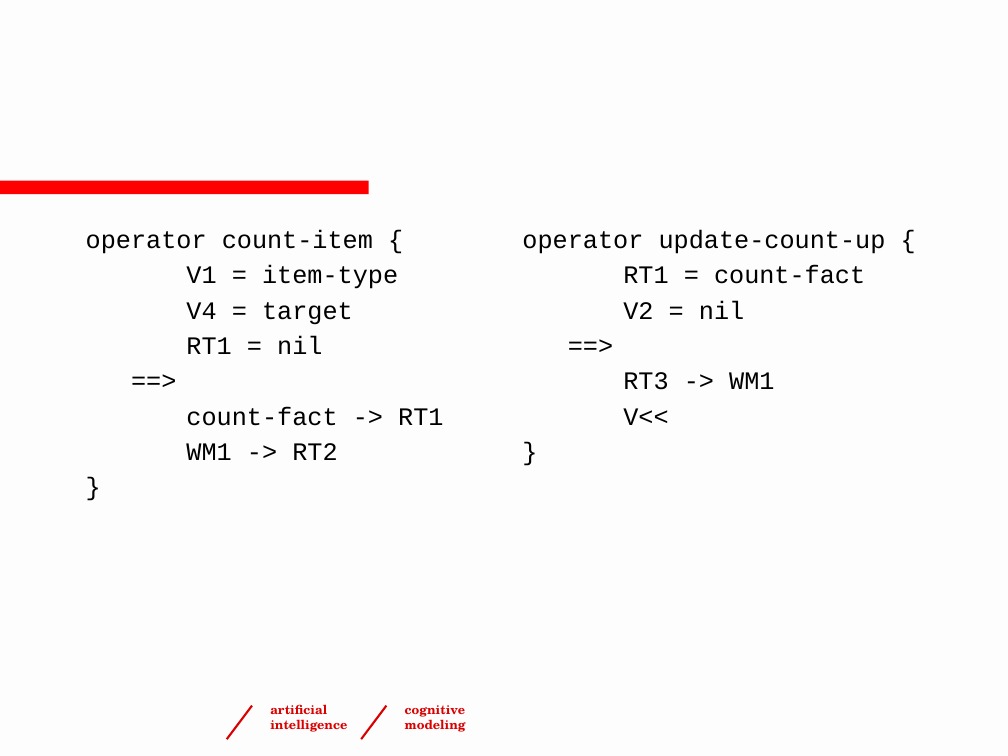
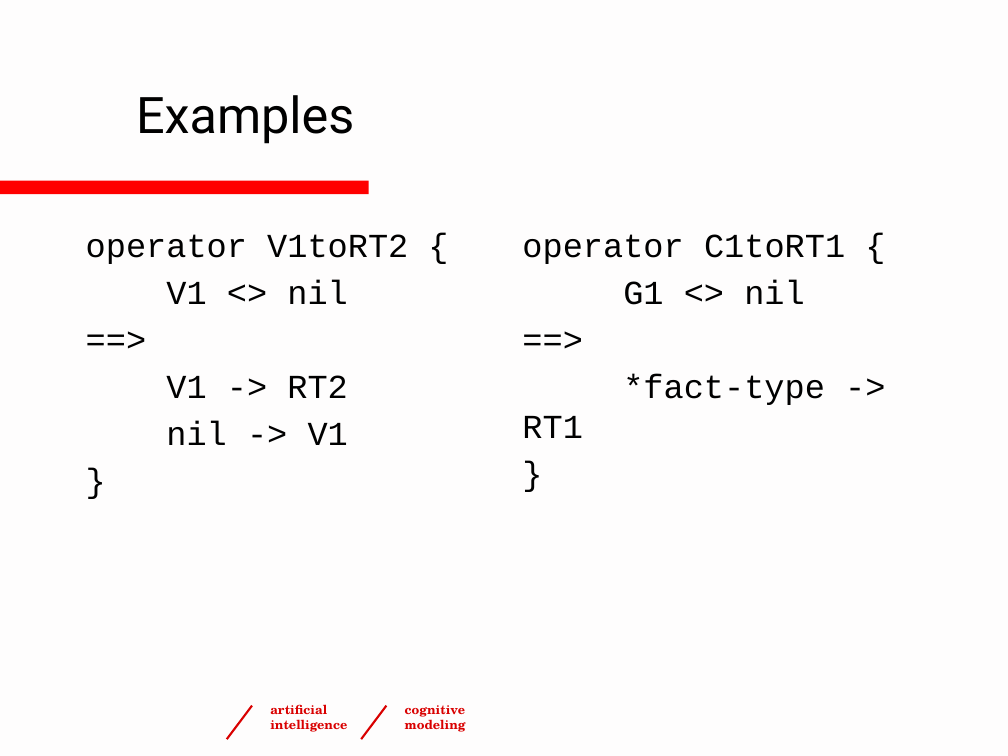
Before and after one commit to ntaatgen/PRIMs-Tutorial, a slide deck: slide 23 of PRIMsTutorial4.pptx (slide 7 before the commit). Drawn at 1008x756 pixels with LibreOffice and Linux fonts; fonts in the diff are those of the drawing; background and template pictures are left out. Boxes give left, top, right and bottom in pixels: in the first picture for what was removed or moved away, otherwise in the second. Text is boxed around its words. In the diff, an @@ line names an element or a change of style, - is before the commit and + after.

Commit message:
Updated presentation 4

```diff
--- a/PRIMsTutorial4.pptx
+++ b/PRIMsTutorial4.pptx
@@ title added at <box>136,95,354,144</box>, 36 pt, text #000000 @@
+Examples
@@ text "operator V1toRT2 {" at <box>86,234,408,445</box>: size 18 to 24 pt in "==>", "}"; more space between paragraphs @@
@@ text at <box>86,234,408,304</box>: text changed; size 18 to 24 pt @@
-operator count-item {
-V1 = item-type
-V4 = target
-RT1 = nil
+operator V1toRT2 {
+V1 <> nil
@@ text "operator C1toRT1 {" at <box>522,234,845,438</box>: size 18 to 24 pt in "==>", "}"; more space between paragraphs @@
@@ text at <box>522,234,845,305</box>: text changed; size 18 to 24 pt @@
-operator update-count-up {
-RT1 = count-fact
-V2 = nil
+operator C1toRT1 {
+G1 <> nil
@@ text at <box>166,375,348,445</box>: text changed; size 18 to 24 pt @@
-count-fact -> RT1
-WM1 -> RT2
+V1 -> RT2
+nil -> V1
@@ text at <box>522,373,825,438</box>: text changed; size 18 to 24 pt @@
-RT3 -> WM1
-V<<
+*fact-type -> RT1
```
Also in this commit, not shown: 24 slides added, 9 slides removed.
